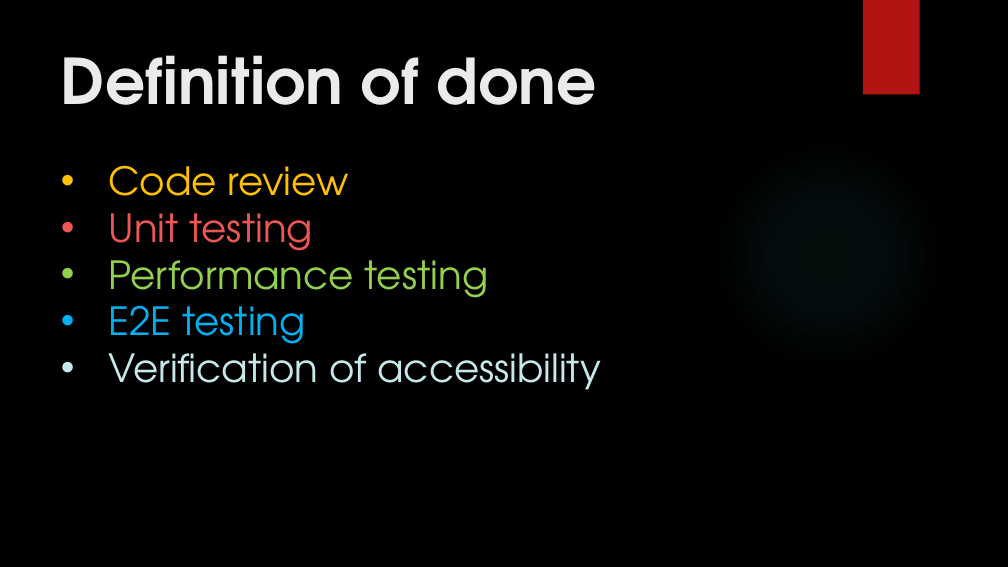
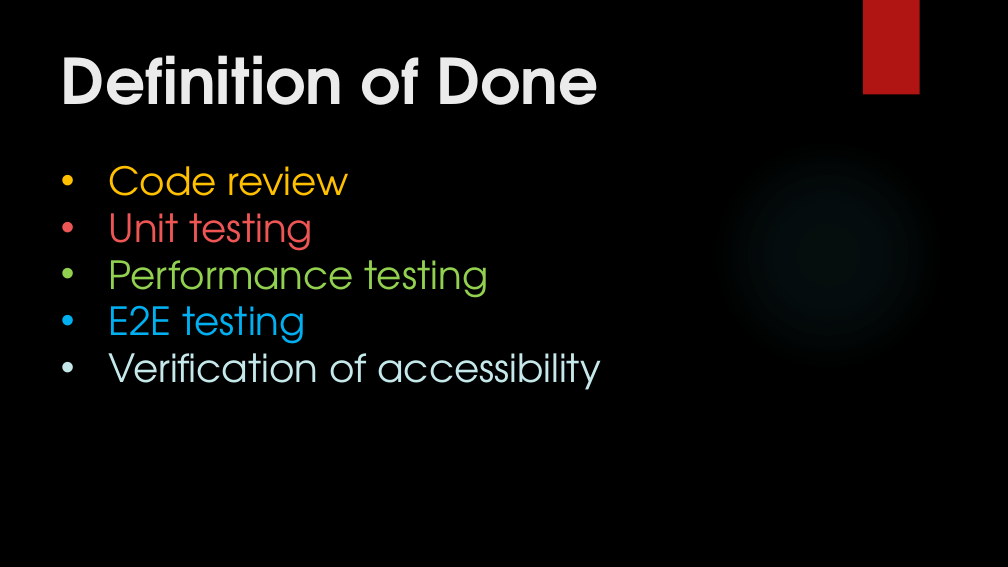
Before and after one commit to ThePseudo/GroupA_SE2_2019, a slide deck: slide 3 of group_info/demo-group_a_14_1.pptx. Drawn at 1008x567 pixels with LibreOffice and Linux fonts; fonts in the diff are those of the drawing; background and template pictures are left out. Boxes give left, top, right and bottom in pixels: in the first picture for what was removed or moved away, otherwise in the second. Text is boxed around its words. In the diff, an @@ line names an element or a change of style, - is before the commit and + after.

```diff
--- a/group_info/demo-group_a_14_1.pptx
+++ b/group_info/demo-group_a_14_1.pptx
@@ title at (61, 55, 600, 105): text changed @@
-Definition of done
+Definition of Done
```
Also in this commit, not shown: 1 slide added, 1 other file.
